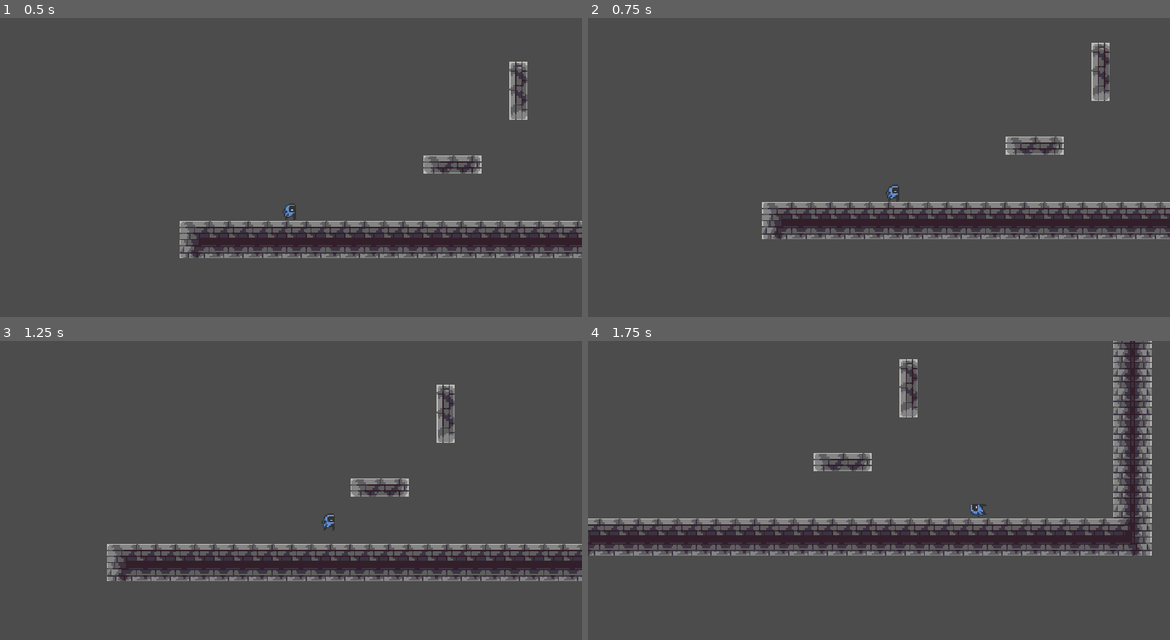
Above: before the commit, frames 1-4 (two rows, left to right).
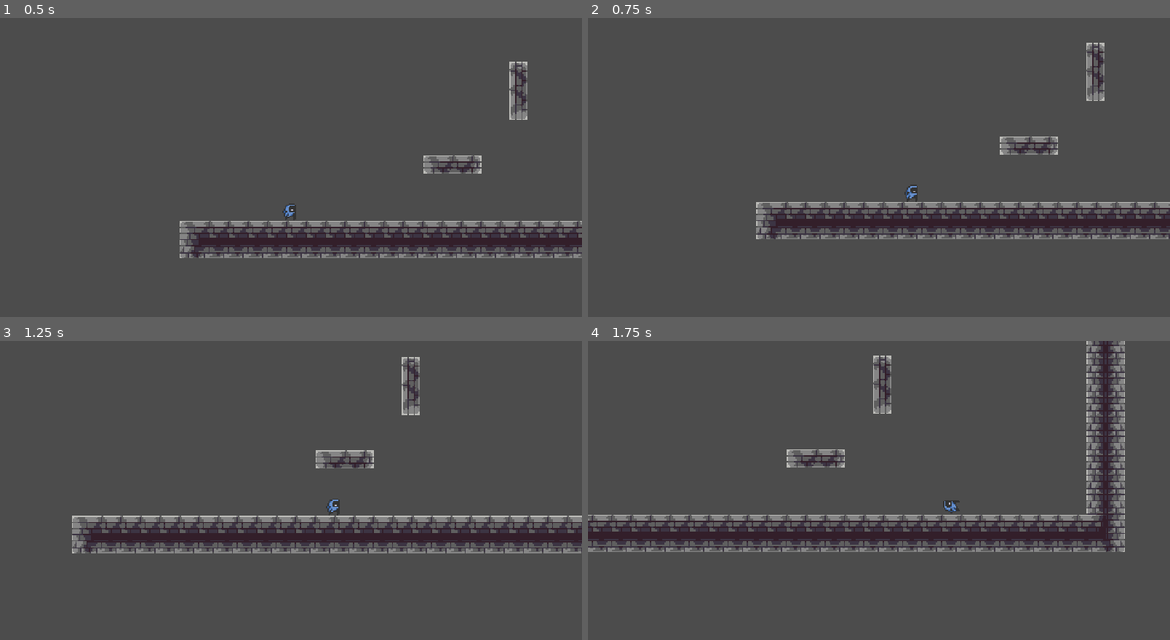
Above: after the commit, the same moments.

Repository: Quanarie/GoUp
Game: Godot game, scene res://World.tscn
Two runs of this game, one before a commit and one after it. Both use one fixed random seed, a clock stepped at 60 frames per second and the inputs below.
Inputs:
- Up to frame 1 (0.5 s): no input
- Up to frame 2 (0.75 s): hold Right (ui_right) from 0.53 s (still down); tap Q (dash, bound only after the commit) at 0.6 s
- Up to frame 3 (1.25 s): keep holding Right (ui_right); tap Space (jump) at 0.77 s
- Up to frame 4 (1.75 s): keep holding Right (ui_right); tap Shift (activate_boots) at 1.35 s; tap Space (jump) at 1.52 s; tap Q (dash, bound only after the commit) at 1.55 s

Frame 1 is identical in both runs. In frame 2, 4.7% of the frame differs, in the area x 28-100%, y 8-74%; in frame 3, 12%; in frame 4, 13%, in the area x 0-97%, y 0-72%.

Commit message:
Dash added

Diff:
--- a/Player/Player.gd
+++ b/Player/Player.gd
@@ -7,9 +7,15 @@
 export var jump_decrease_on_release_coefficient = 2
 export var slowdown_coefficient_ground = 0.5
 export var slowdown_coefficient_air = 0.05
+export var dash_force = 300
 
 var velocity = Vector2.ZERO
 var boots_active = false
+
+var dash_direction = Vector2.ZERO
+var can_dash = false
+var dashing = false
+
 
 onready var sprite = $Sprite
 
@@ -17,7 +23,25 @@
 	if Input.is_action_just_pressed("activate_boots"):
 		boots_active = !boots_active
 
-	movement(delta)
+	dash()
+	if !dashing:
+		movement(delta)
+
+func dash():
+	if is_on_floor():
+		can_dash = true
+
+	if Input.is_action_just_pressed("dash") and can_dash:
+		dash_direction.x = -Input.get_action_strength("ui_left") + Input.get_action_strength("ui_right")
+		dash_direction.y = Input.get_action_strength("ui_down") - Input.get_action_strength("ui_up")
+		velocity = dash_direction * dash_force
+		can_dash = false
+		dashing = true
+		yield(get_tree().create_timer(0.2), "timeout")
+		dashing = false
+	if dashing:
+		velocity = move_and_slide(velocity)
+
 
 func movement(delta):
 	if boots_active:
--- a/project.godot
+++ b/project.godot
@@ -86,6 +86,11 @@
 "events": [ Object(InputEventKey,"resource_local_to_scene":false,"resource_name":"","device":0,"alt":false,"shift":false,"control":false,"meta":false,"command":false,"pressed":false,"scancode":16777237,"physical_scancode":0,"unicode":0,"echo":false,"script":null)
  ]
 }
+dash={
+"deadzone": 0.5,
+"events": [ Object(InputEventKey,"resource_local_to_scene":false,"resource_name":"","device":0,"alt":false,"shift":false,"control":false,"meta":false,"command":false,"pressed":false,"scancode":81,"physical_scancode":0,"unicode":0,"echo":false,"script":null)
+ ]
+}
 
 [physics]
 
